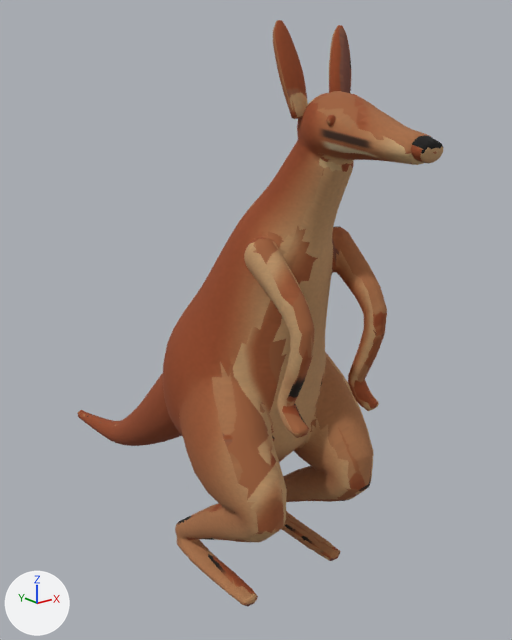
The glTF model assets/animals/kangaroo.glb as it was, and as the next commit left it.
Rendered twice from a camera (50 mm lens) standing at (-1.24, -1.49, 1.42) and looking at (0.16, 0.26, 0.72). The axes (+X, +Y, +Z) are drawn at lower left. The lights are the same throughout. The older version comes first. Vertices at exactly the same position are counted once.

The first picture shows 'kangaroo'.
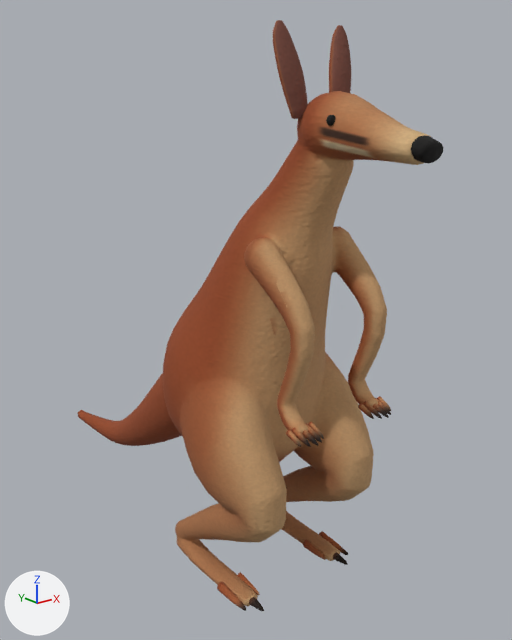
The change, as a diff of the scene's bpy script:
```diff
--- a/assets/animals/kangaroo.glb.py
+++ b/assets/animals/kangaroo.glb.py
@@ me_kangaroo @@
 # used by ob_kangaroo; location = (0.0, 0.0, 0.0)
-me_kangaroo.from_pydata(...)  # 8414 vertices, 16804 faces; spans x -0.27..0.27, y -0.54..1.37, z 0.0..1.59
+me_kangaroo.from_pydata(...)  # 9986 vertices, 19884 faces; spans x -0.27..0.27, y -0.54..1.37, z 0.0..1.59
+# me_kangaroo part 1: 900 vertices added at x -0.17..0.17, y -0.35..-0.27, z 0.6..0.63
+# me_kangaroo part 2: 672 vertices added at x -0.22..0.22, y -0.19..-0.02, z 0.01..0.04
+# me_kangaroo part 3: 9861 kept faces spanning x -0.26..0.25, y -0.54..1.37, z 0.0..1.59 get new texture (UV) coordinates
 me_kangaroo.materials.append(mat_kangaroo)
```

What differs and where, as boxes (x1, y1, x2, y2) in the pictures (512 x 640 px):
'kangaroo', reshaped
    before: (78, 20, 444, 607)
    after: (78, 20, 444, 611)
part 1 of me_kangaroo, added (brown)
    after: (286, 396, 391, 447)
part 2 of me_kangaroo, added
    after: (217, 531, 348, 611)
part 3 of me_kangaroo, surface changed
    both: (81, 20, 444, 607)
